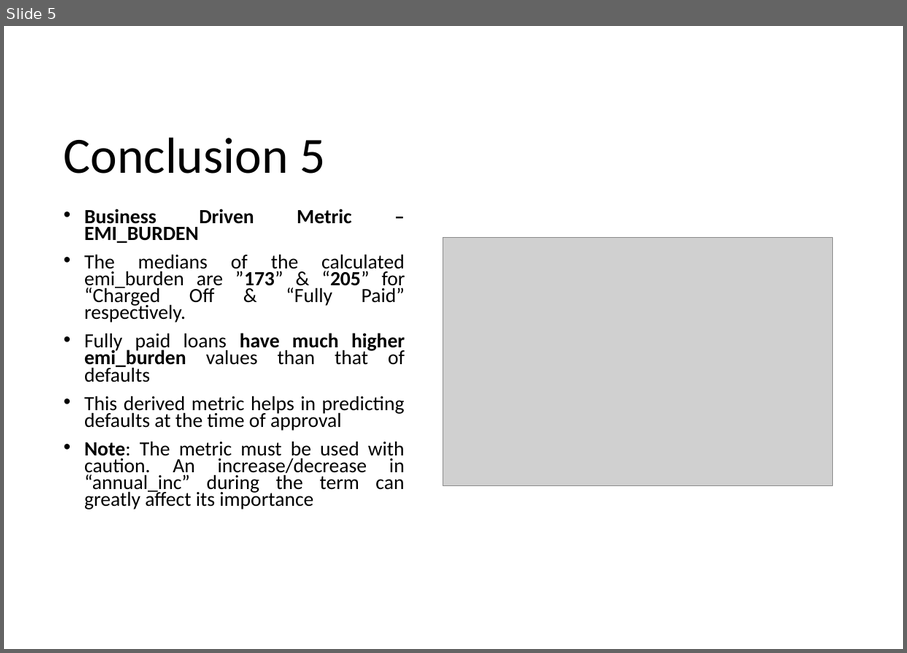
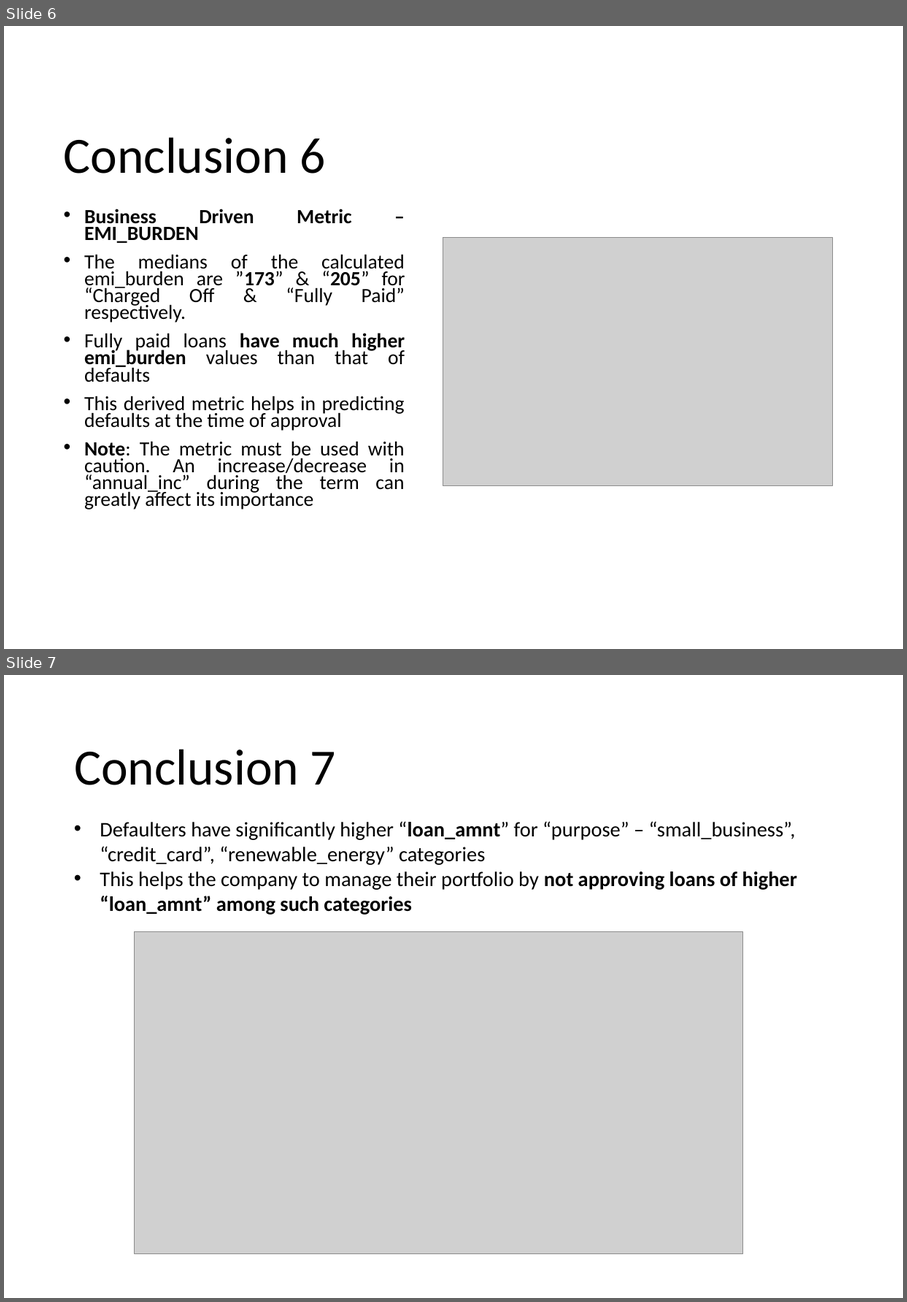
Before and after one commit to krishnajiraoh/upGrad_lending_club_case_study, a slide deck: Insights.pptx. Shown one above the other, each under a label of ours: slide 5 before the commit, slides 6 and 7 after it. The pictures are 907x653 and 907x1302 pixels, drawn with LibreOffice and Linux fonts; fonts in the diff are those of the drawing; grey boxes stand for pictures. Boxes give left, top, right and bottom in pixels: in the first picture for what was removed or moved away, otherwise in the second. Text is boxed around its words. In the diff, an @@ line names an element or a change of style, - is before the commit and + after.

```diff
--- a/Insights.pptx
+++ b/Insights.pptx
@@ slide 7 added at (x1=4, y1=675, x2=903, y2=1298), background #FFFFFF @@
@@ title added at (x1=74, y1=749, x2=336, y2=785), 44 pt, text #000000 @@
+Conclusion 7
@@ text added at (x1=100, y1=821, x2=798, y2=914), 18 pt, text #000000 @@
+• Defaulters have significantly higher “loan_amnt” for “purpose” – “small_business”, “credit_card”, “renewable_energy” categories
+• This helps the company to manage their portfolio by not approving loans of higher “loan_amnt” among such categories
@@ picture added at (x1=135, y1=932, x2=743, y2=1254) @@
@@ what was slide 5 is now slide 6 @@
@@ slide 6 changed as well @@
@@ title at (x1=64, y1=137, x2=325, y2=173): text changed @@
-Conclusion 5
+Conclusion 6
```
Also in this commit, not shown: 6 other slides changed, 1 other slide added.
